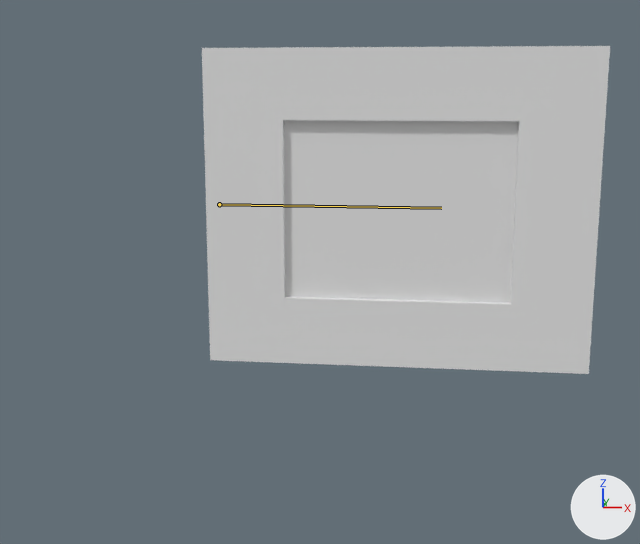
Renders of the Blender file Assets/models/house/floor02/bedroom_sw/paintings/bedroom_sw_painting02.blend from each side of a commit.
Before and after are seen from a 50 mm lens placed at (0.92, -3.93, 0.54), pointed at (0.56, -0.86, -0.11). Every picture has the same lights, and +X, +Y and +Z are marked at lower right. The bones that bend it are drawn over the model as lines.

Names of what the first picture shows: 'painting02', 'painting02_canvas'.
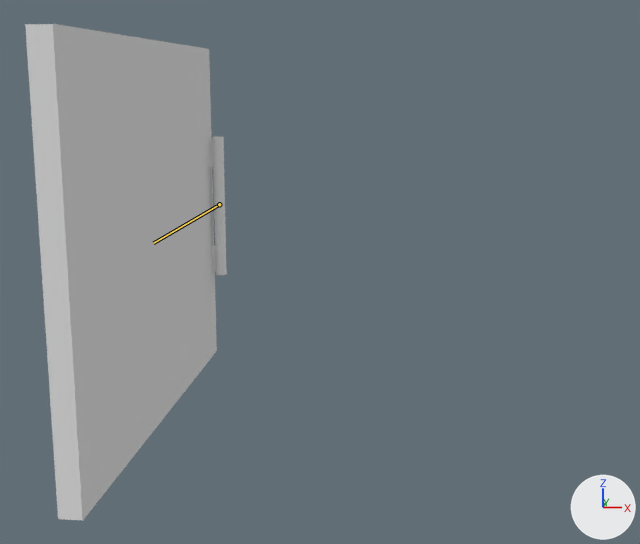
The newer file adds an action. The first version stands in its rest pose; the second is drawn at frame 1 of the action 'bedroom_sw_painting02_close'.

Changed parts and their boxes [x1, y1, x2, y2] in the pictures (640 x 544 px):
'painting02', posed
    before: [202, 46, 610, 374]
    after: [25, 24, 83, 521]
'paper_backing', posed (not visible before)
    after: [54, 24, 217, 520]
'painting02_canvas', posed (not visible afterwards)
    before: [284, 120, 519, 303]
'hinge_cylinder', unchanged, uncovered by the edit
    after: [212, 136, 227, 275]
bone 'bedroom_sw_painting02_bone', root to tip
    before: (219, 204) to (441, 208)
    after: (219, 204) to (153, 243)

What the commit changed:
Bone 'bedroom_sw_painting02_bone' (bone_bedroom_sw_painting02_bone) turns from (0, 0, 0) to (90, 0, 0) degrees about its own x, y and z.
